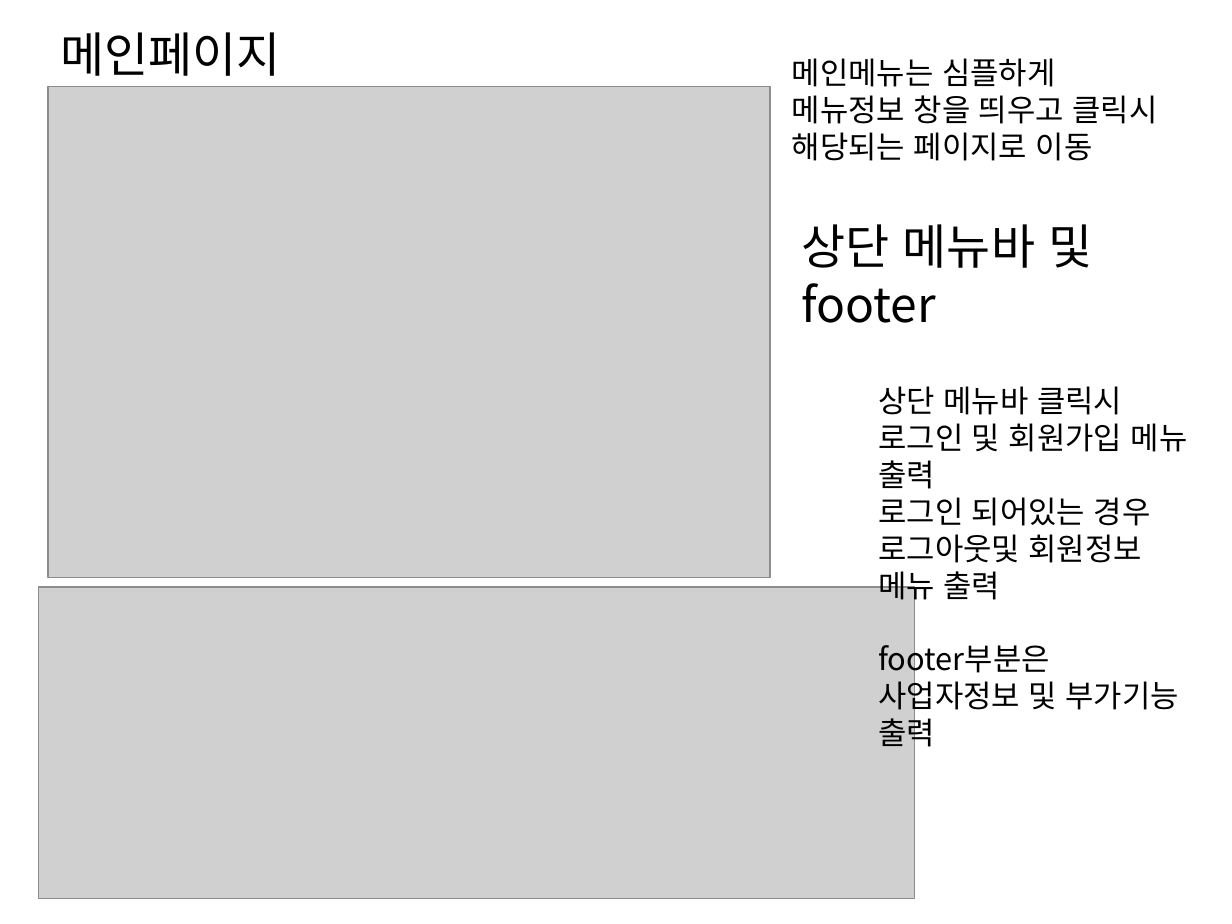
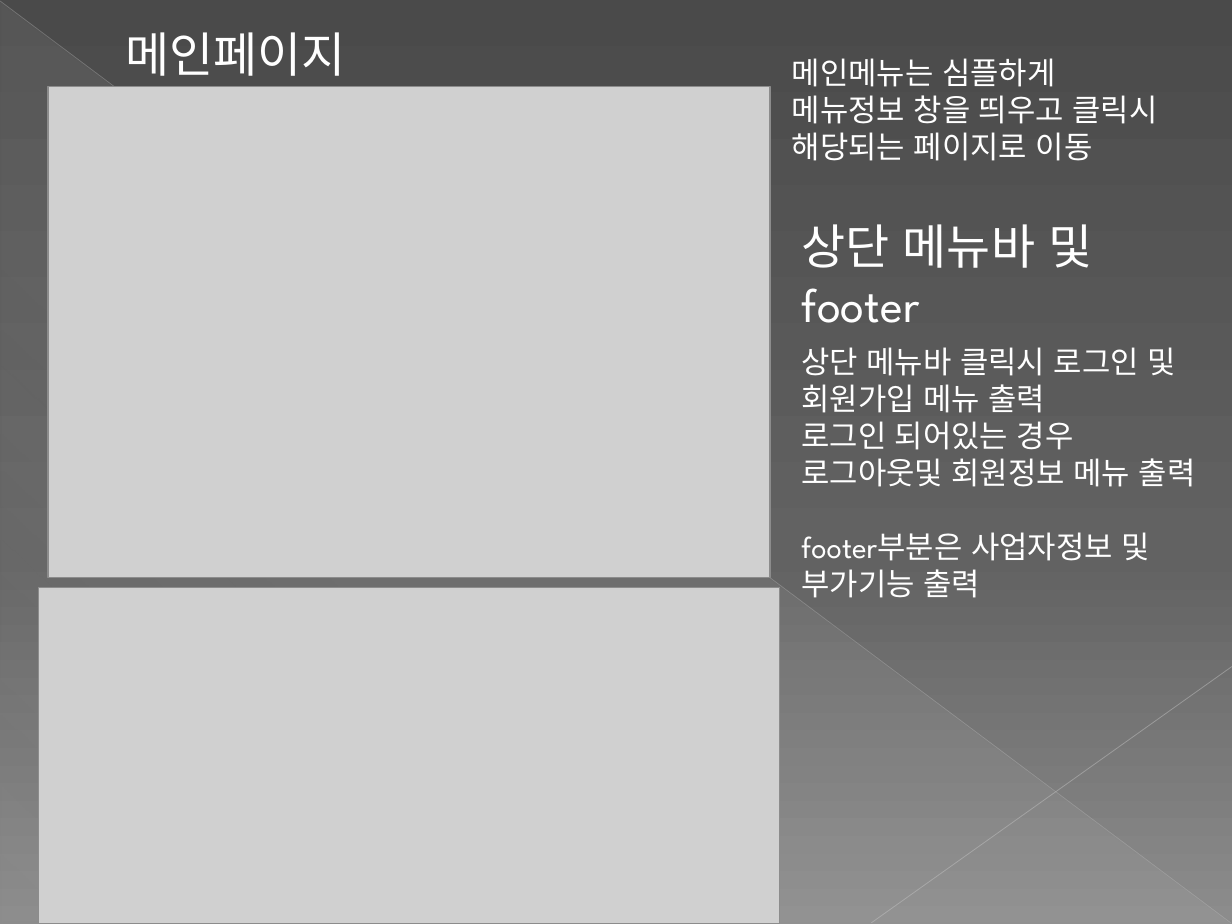
Before and after one commit to HyoJip/team2, a slide deck: slide 7 of ppt/Team2(9-23).pptx. Drawn at 1232x924 pixels with LibreOffice and Linux fonts; fonts in the diff are those of the drawing; grey boxes stand for pictures. Boxes give left, top, right and bottom in pixels: in the first picture for what was removed or moved away, otherwise in the second. Text is boxed around its words. In the diff, an @@ line names an element or a change of style, - is before the commit and + after.

```diff
--- a/ppt/Team2(9-23).pptx
+++ b/ppt/Team2(9-23).pptx
@@ background #FFFFFF to gradient #4A4A4A to #626262 to #8C8C8C @@
@@ line added from (0, 1) to (1231, 923), #BFBFBF 0.39 pt @@
@@ right triangle added at (1, 2, 1231, 924), fill gradient #D2D2D2 @@
@@ title "메인페이지" at (126, 32, 346, 76): font Noto Sans CJK KR to League Spartan, text colour #000000 to #FFFFFF; indent changed @@
@@ font Noto Sans CJK KR to League Spartan, text colour #000000 to #FFFFFF in 3 elements at (792, 58, 1158, 161), (802, 224, 1092, 323), (801, 347, 1196, 598) @@
@@ text "상단 메뉴바 클릭시 로그인 및 ...": place and size @@
-text "상단 메뉴바 클릭시 로그인 및 ..." at (878, 386, 1188, 716)
+text "상단 메뉴바 클릭시 로그인 및 ..." at (801, 347, 1196, 598)
@@ picture: place and size @@
-picture at (38, 588, 914, 899)
+picture at (38, 588, 780, 924)
@@ line added from (1232, 667) to (871, 923), #C6C6C6 0.47 pt @@
```
Also in this commit, not shown: 6 other slides changed, 1 slide added.
